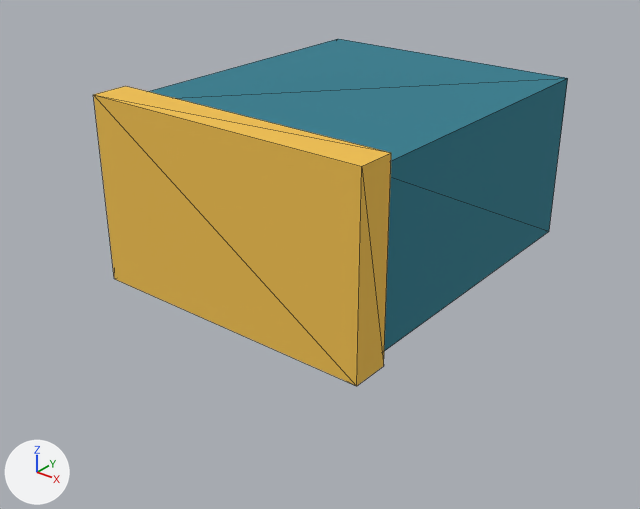
Renders of the glTF model jarvis/ui/web/frontend/src/assets/society/figures/parts/quadruped/back-blanket.glb from each side of a commit.
Rendered twice from a 50 mm lens placed at (0.534, -0.798, 0.784), pointed at (-0.001, -0.13, 0.37). Every picture has the same lights, and +X, +Y and +Z are marked at lower left. The picture after the commit comes second. Mesh edges are drawn as thin lines. Vertices at exactly the same position are counted once.

In view in the first picture: 'back-blanket'.
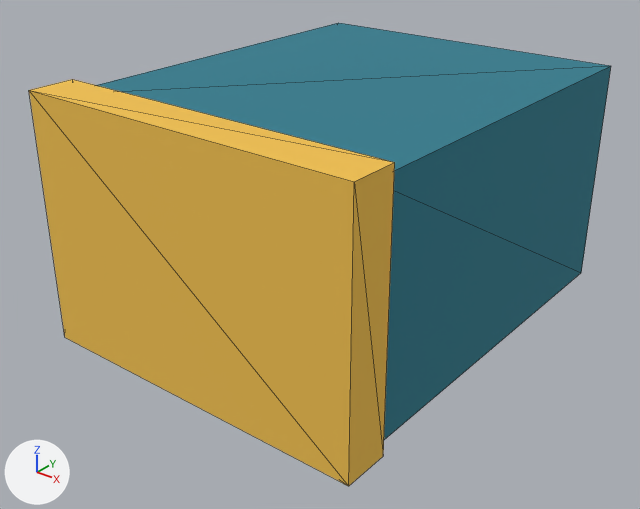
Location of each change, (x1, y1, x2, y2) in pixels of the pictures (640 x 509 px; the box of a moved part takes in the faces that stretch with it):
'back-blanket', reshaped (22% wider, 33% taller)
    before: (93, 39, 568, 386)
    after: (29, 23, 611, 486)
part 1 of me_back_blanket, moved or reshaped
    before: (148, 39, 568, 351)
    after: (97, 23, 611, 440)
part 2 of me_back_blanket, moved or reshaped
    before: (93, 86, 391, 386)
    after: (29, 79, 395, 486)

The change, as a diff of the scene's bpy script:
```diff
--- a/jarvis/ui/web/frontend/src/assets/society/figures/parts/quadruped/back-blanket.glb.py
+++ b/jarvis/ui/web/frontend/src/assets/society/figures/parts/quadruped/back-blanket.glb.py
@@ me_back_blanket @@
 # used by ob_back_blanket; location = (0.0, 0.0, 0.0)
-me_back_blanket.from_pydata(...)  # 16 vertices, 24 faces; spans x -0.16..0.16, y -0.28..0.1, z 0.35..0.55
+me_back_blanket.from_pydata(...)  # 16 vertices, 24 faces; spans x -0.19..0.19, y -0.33..0.14, z 0.29..0.56
+# me_back_blanket part 1: the loose piece of 8 vertices spanning x -0.155..0.155, y -0.26..0.1, z 0.36..0.54 is scaled about its middle by (1.19, 1.22, 1.39), then moved by (0.0, 0.0, -0.025)
+# me_back_blanket part 2: the loose piece of 8 vertices spanning x -0.16..0.16, y -0.28..-0.24, z 0.35..0.55 is scaled about its middle by (1.19, 1.25, 1.35), then moved by (0.0, -0.045, -0.025)
 me_back_blanket.materials.append(mat_back_blanket_sheet)
```
